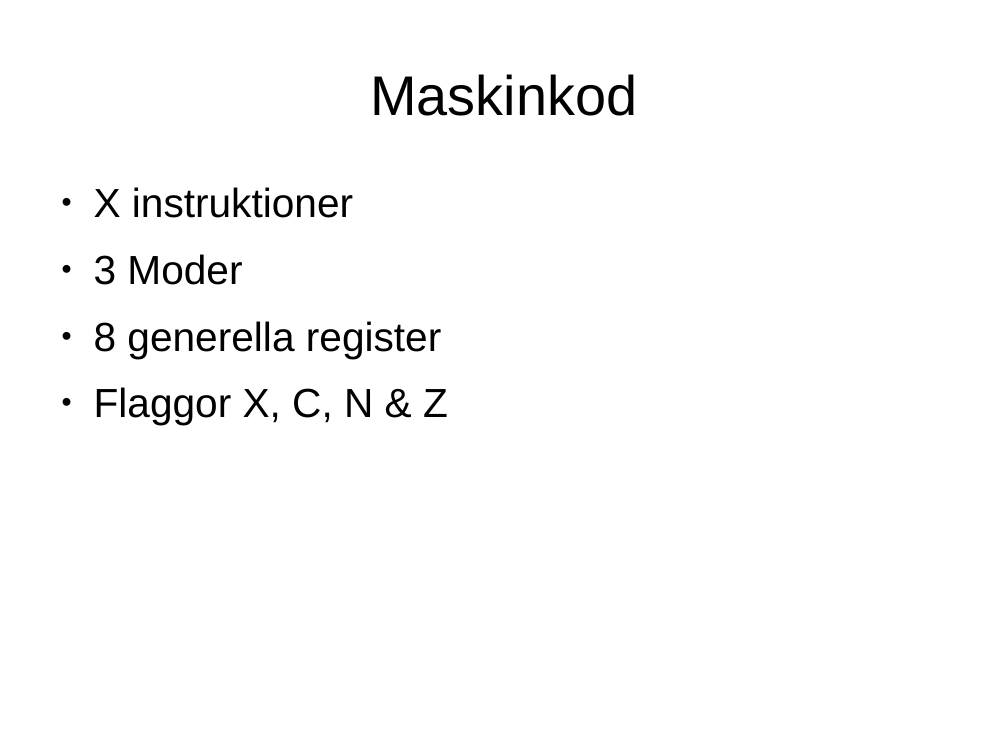
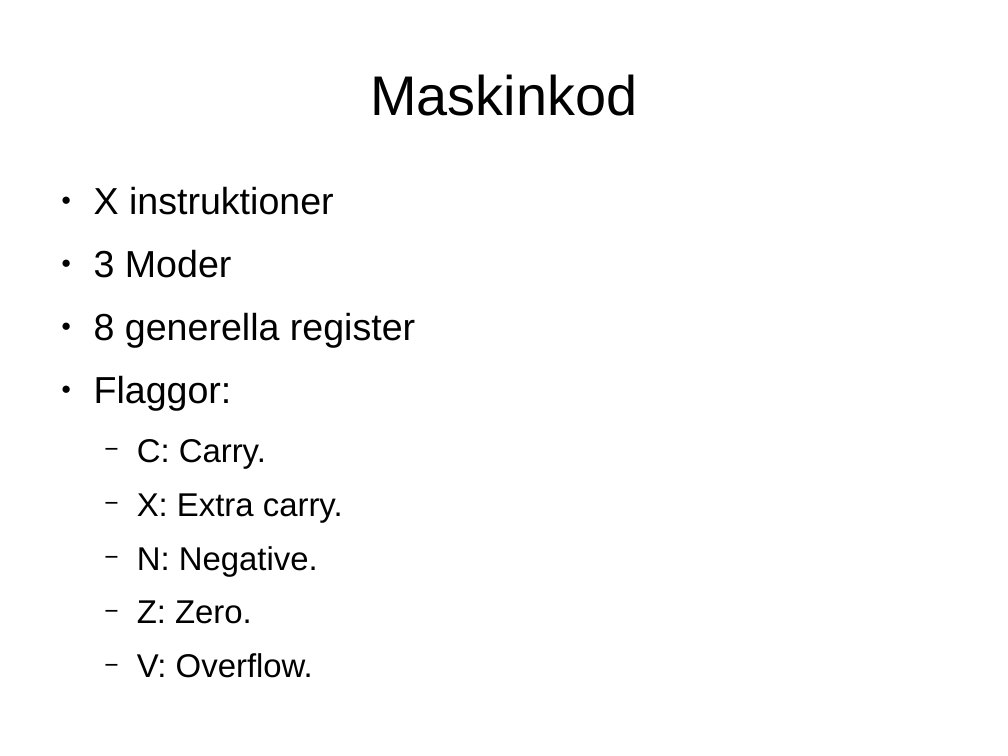
Before and after one commit to Jethro95/TSEA83_Graphing_Calculator, a slide deck: slide 9 of presentation/pp.odp. Drawn at 1008x756 pixels with LibreOffice and Linux fonts; fonts in the diff are those of the drawing. Boxes give left, top, right and bottom in pixels: in the first picture for what was removed or moved away, otherwise in the second. Text is boxed around its words. In the diff, an @@ line names an element or a change of style, - is before the commit and + after.

```diff
--- a/presentation/pp.odp
+++ b/presentation/pp.odp
@@ text at bbox=[94, 186, 415, 348]: size 32 to 29.6 pt in "X instruktioner", "3 Moder", "8 generella register" @@
@@ text at bbox=[94, 375, 343, 678]: text changed; size 32 to 25.9 pt @@
-● Flaggor X, C, N & Z
+● Flaggor:
+  − C: Carry.
+  − X: Extra carry.
+  − N: Negative.
+  − Z: Zero.
+  − V: Overflow.
```
Also in this commit, not shown: 4 other slides changed.
